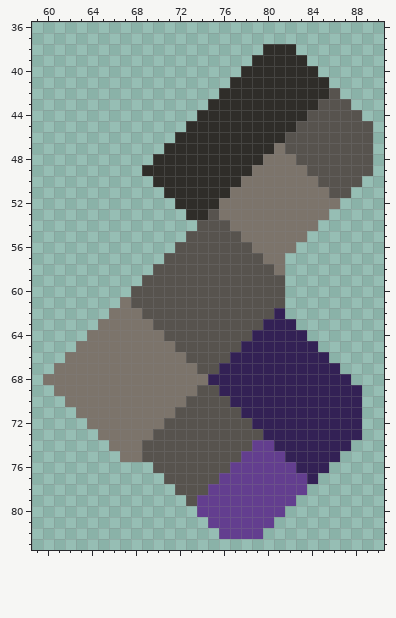
Sprite sheet: assets/sprites/blocks/turrets/calmness-wing-l.png. That is the earlier state.
The file is 96x96 pixels. Shown: x 59..90, y 36..83.
The same view after the edit:
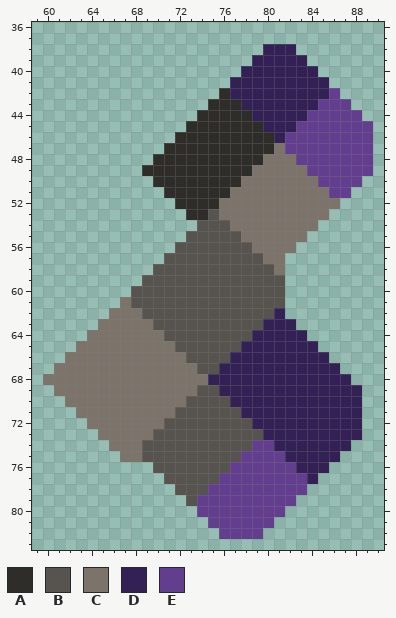
Palette (. is transparent): A #2f2d29  B #57534e  C #7c746b  D #332155  E #633e8f
What changed:
y 38: x 80..82 AAA -> DDD
y 39: x 79..83 AAAAA -> DDDDD
y 40: x 78..84 AAAAAAA -> DDDDDDD
y 41: x 77..85 AAAAAAAAA -> DDDDDDDDD
y 42: x 77..86 AAAAAAAAAB -> DDDDDDDDDE
y 43: x 78..87 AAAAAAABBB -> DDDDDDDEEE
y 44: x 79..88 AAAAABBBBB -> DDDDDEEEEE
y 45: x 80..89 AAABBBBBBB -> DDDEEEEEEE
y 46: x 81..89 ABBBBBBBB -> DEEEEEEEE
y 47: x 82..89 BBBBBBBB -> EEEEEEEE
y 48: x 83..89 BBBBBBB -> EEEEEEE
y 49: x 84..89 BBBBBB -> EEEEEE
y 50: x 85..88 BBBB -> EEEE
y 51: x 86..87 BB -> EE
